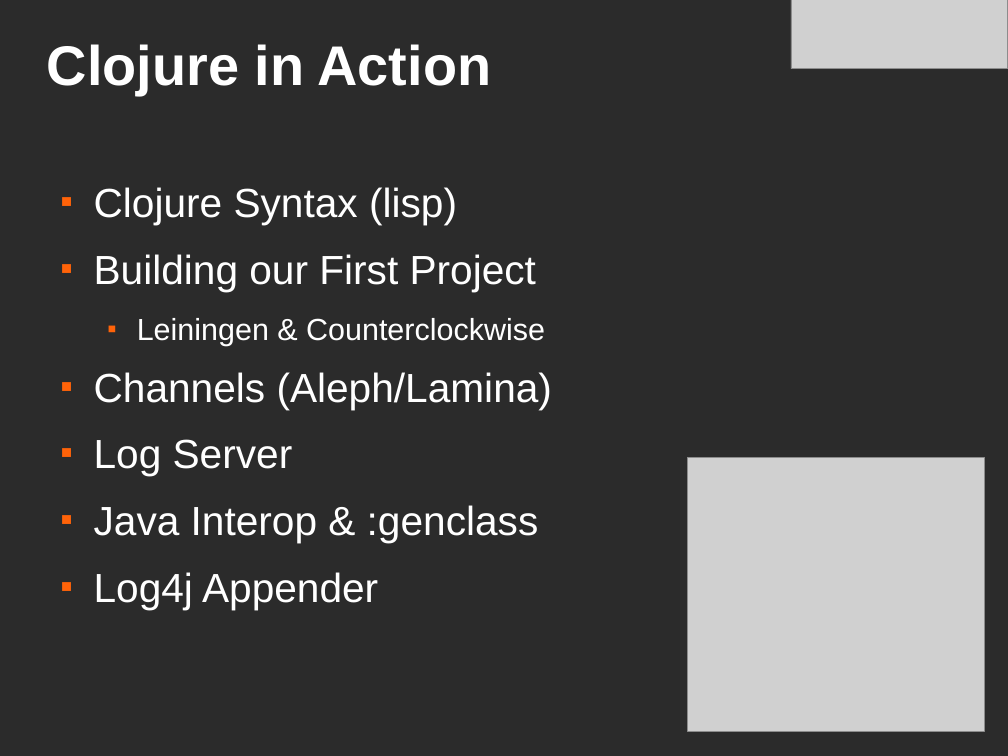
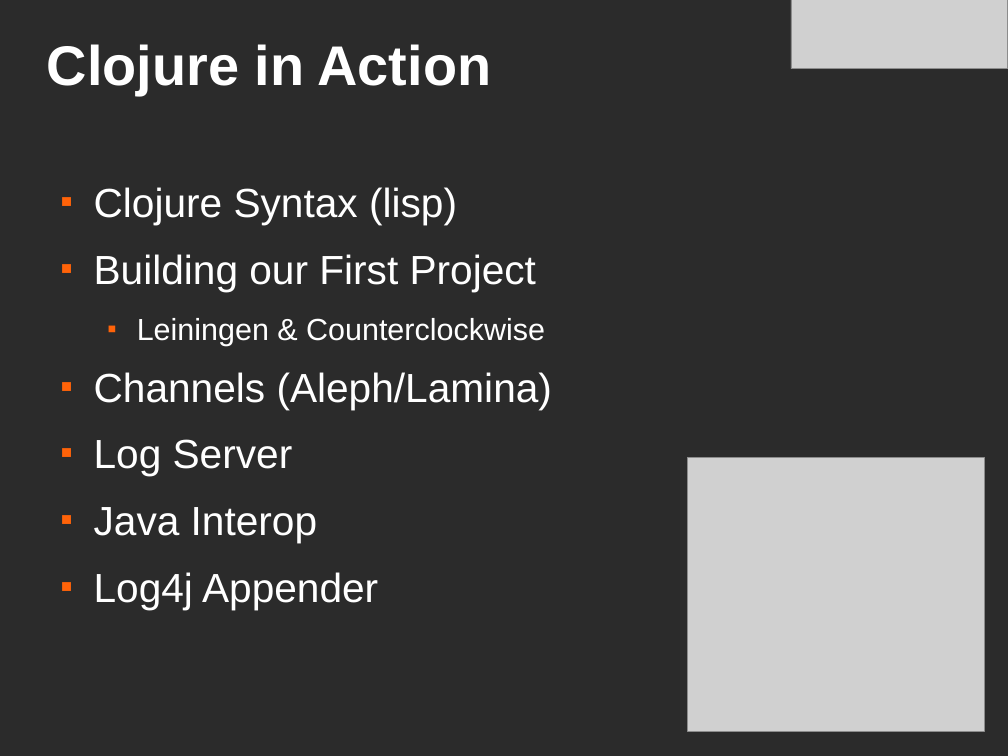
Before and after one commit to cincy-functional-programmers/cincyfp-presentations, a slide deck: slide 2 of jun-2011/clojure-in-action-cincyfp.odp. Drawn at 1008x756 pixels with LibreOffice and Linux fonts; fonts in the diff are those of the drawing; grey boxes stand for pictures; background and template pictures are left out; a plain dark background stands for a picture behind light text. Boxes give left, top, right and bottom in pixels: in the first picture for what was removed or moved away, otherwise in the second. Text is boxed around its words. In the diff, an @@ line names an element or a change of style, - is before the commit and + after.

```diff
--- a/jun-2011/clojure-in-action-cincyfp.odp
+++ b/jun-2011/clojure-in-action-cincyfp.odp
@@ text at bbox=[94, 507, 317, 543]: text changed @@
-■ Java Interop & :genclass
+■ Java Interop
```
Also in this commit, not shown: 1 other slide changed, 6 slides added, 2 slides removed.
